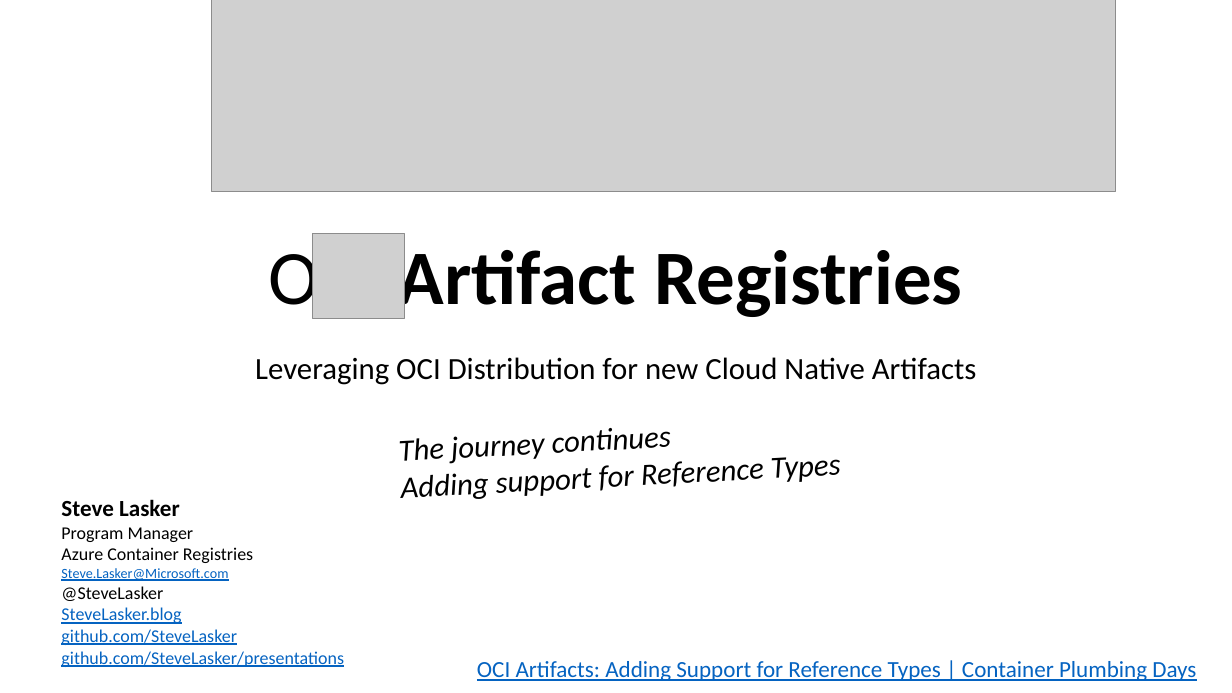
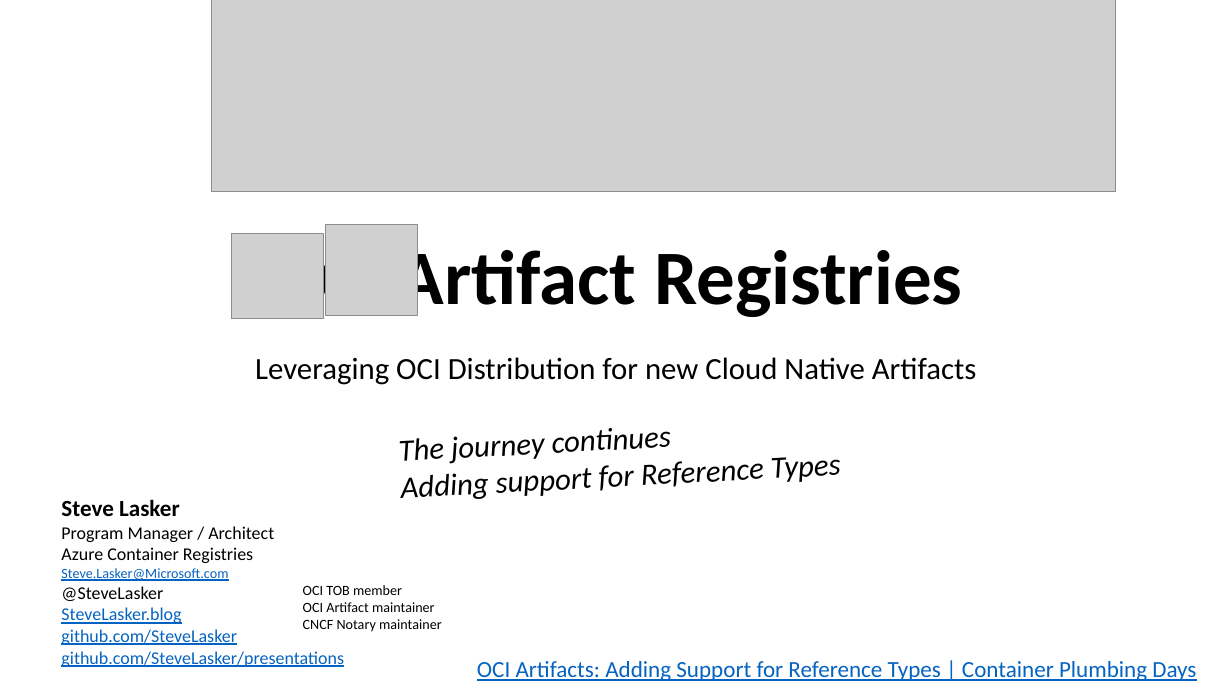
Before and after one commit to SteveLasker/Presentations, a slide deck: slide 1 of oci-artifacts/RedHatContainerPlumbingDay-OCI-Artifact-ReferenceTypes.pptx. Drawn at 1232x693 pixels with LibreOffice and Linux fonts; fonts in the diff are those of the drawing; grey boxes stand for pictures; background and template pictures are left out. Boxes give left, top, right and bottom in pixels: in the first picture for what was removed or moved away, otherwise in the second. Text is boxed around its words. In the diff, an @@ line names an element or a change of style, - is before the commit and + after.

Commit message:
OCI Artifacts: final Container Plumbing Day deck

```diff
--- a/oci-artifacts/RedHatContainerPlumbingDay-OCI-Artifact-ReferenceTypes.pptx
+++ b/oci-artifacts/RedHatContainerPlumbingDay-OCI-Artifact-ReferenceTypes.pptx
@@ picture: place and size @@
-picture at [312, 234, 404, 319]
+picture at [232, 234, 323, 319]
@@ picture added at [325, 225, 417, 316] @@
@@ text at [61, 526, 274, 542]: text changed @@
-Program Manager
+Program Manager / Architect
@@ text added at [303, 585, 442, 632], 11 pt, text #000000 @@
+OCI TOB member
+OCI Artifact maintainer
+CNCF Notary maintainer
```
Also in this commit, not shown: 5 other slides changed.
